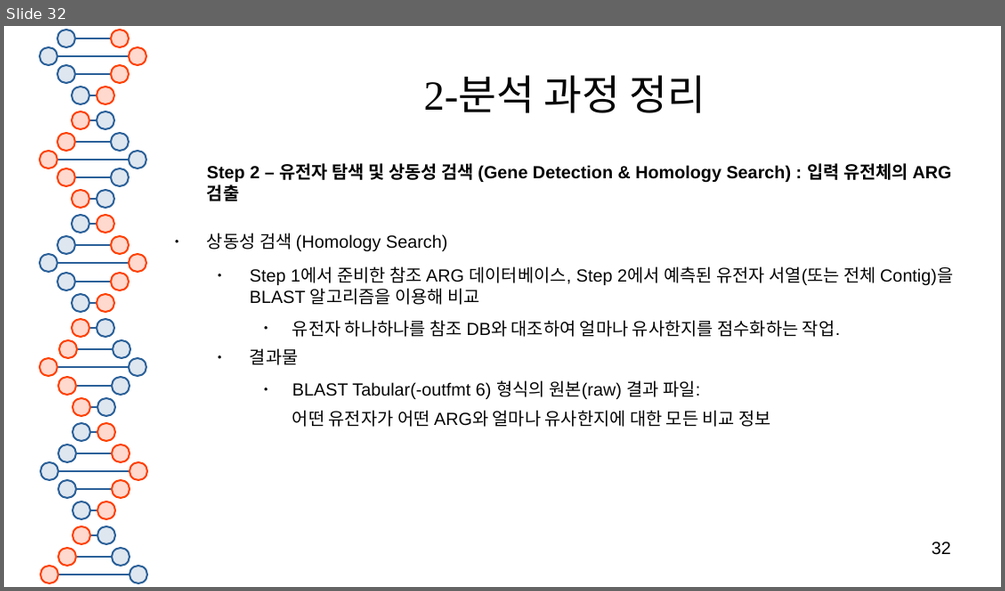
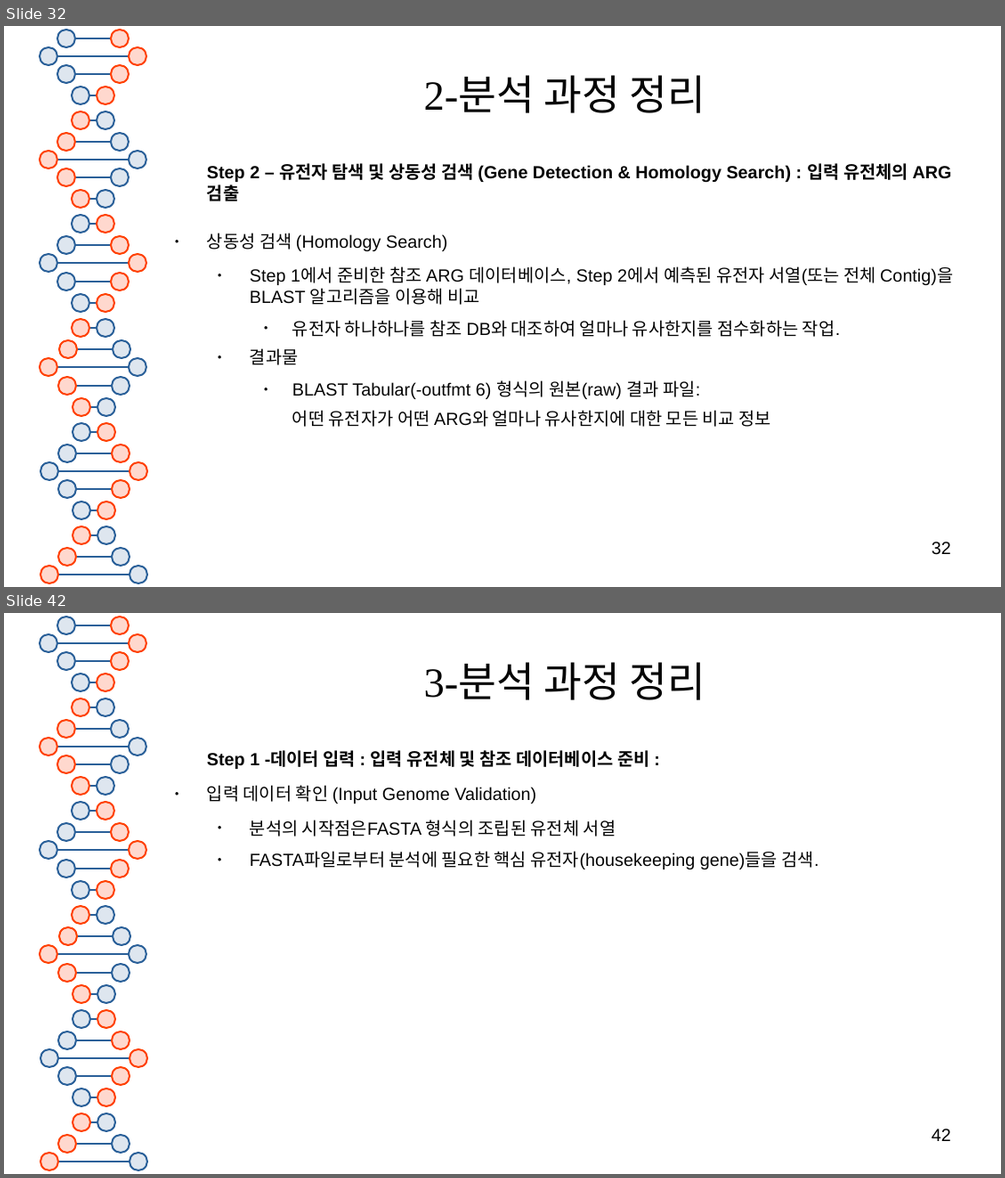
Before and after one commit to SHINKHO/bioinformatics_phase, a slide deck: docs/bioinformatics툴_분석.odp. Shown one above the other, each under a label of ours: slide 32 before the commit, slides 32 and 42 after it; the slides between them are not shown. The pictures are 1005x591 and 1005x1178 pixels, drawn with LibreOffice and Linux fonts; fonts in the diff are those of the drawing. Boxes give left, top, right and bottom in pixels: in the first picture for what was removed or moved away, otherwise in the second. Text is boxed around its words. In the diff, an @@ line names an element or a change of style, - is before the commit and + after.

```diff
--- a/docs/bioinformatics툴_분석.odp
+++ b/docs/bioinformatics툴_분석.odp
@@ slide 42 added at (4, 613, 1001, 1174), background #FFFFFF; not listed: 81 template elements that a slide beside it also shows @@
@@ title added at (424, 662, 706, 700), 33 pt, text #050505 @@
+3-분석 과정 정리
@@ text added at (207, 750, 819, 869), 14 pt, text #050505 @@
+Step 1 -데이터 입력 : 입력 유전체 및 참조 데이터베이스 준비 :
+● 입력 데이터 확인 (Input Genome Validation)
+  ● 분석의 시작점은FASTA 형식의 조립된 유전체 서열
+  ● FASTA파일로부터 분석에 필요한 핵심 유전자(housekeeping gene)들을 검색.
@@ page number added at (931, 1128, 951, 1141), 14 pt, text #000000 @@
+42
```
Also in this commit, not shown: 2 slides changed, 25 other slides added, 1 other file.
